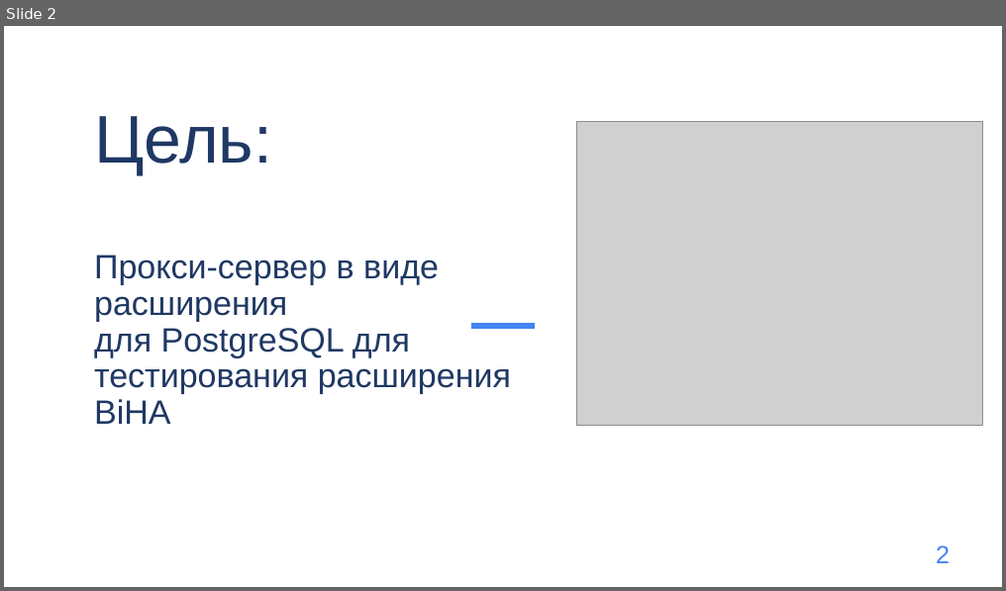
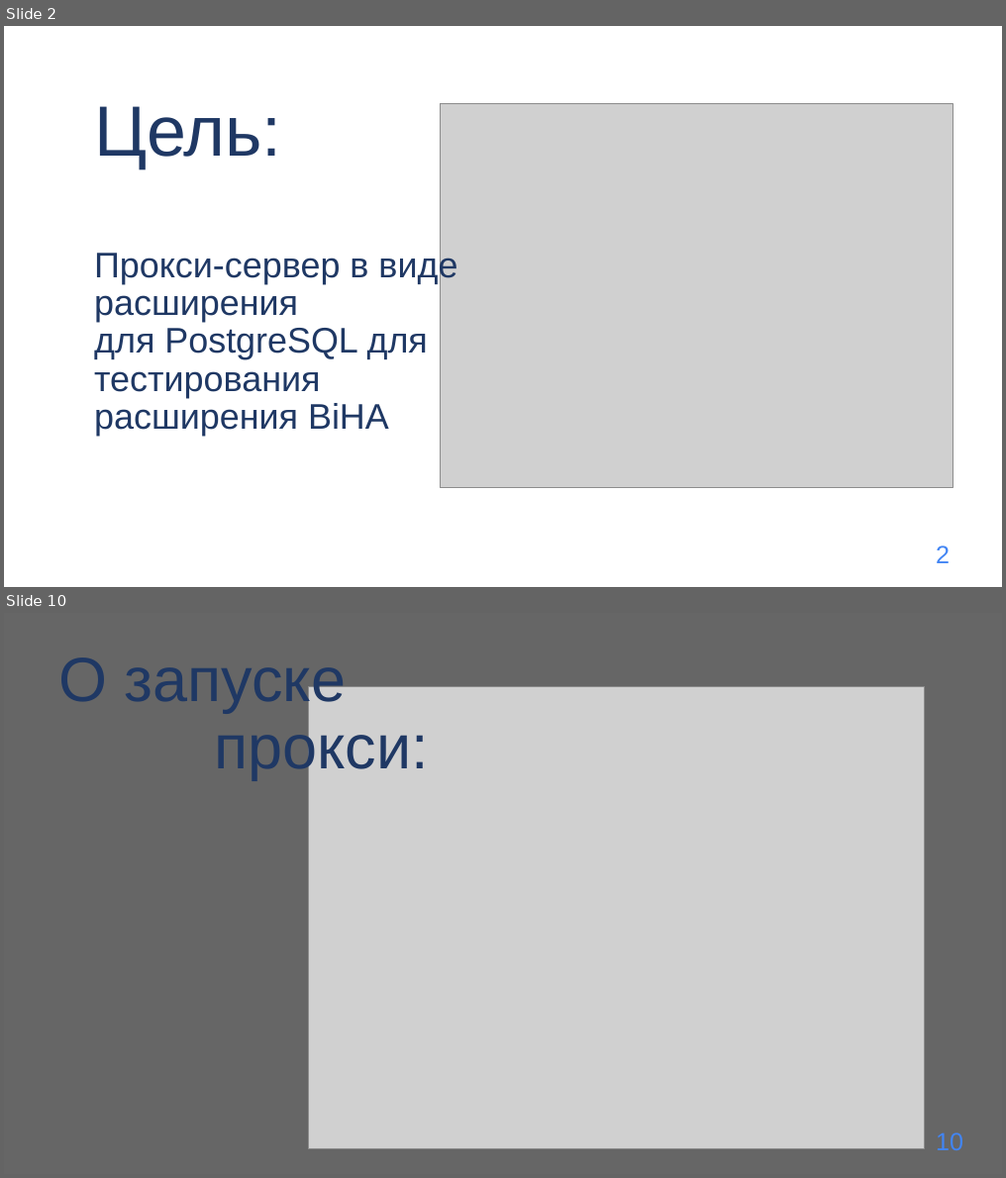
Before and after one commit to DLaaren/PGLab-postgresql-proxy-extension, a slide deck: proxy.pptx. Shown one above the other, each under a label of ours: slide 2 before the commit, slides 2 and 10 after it; the slides between them are not shown. The pictures are 1006x591 and 1006x1178 pixels, drawn with LibreOffice and Linux fonts; fonts in the diff are those of the drawing; grey boxes stand for pictures; background and template pictures are left out. Boxes give left, top, right and bottom in pixels: in the first picture for what was removed or moved away, otherwise in the second. Text is boxed around its words. In the diff, an @@ line names an element or a change of style, - is before the commit and + after.

```diff
--- a/proxy.pptx
+++ b/proxy.pptx
@@ slide 10 added at box(4, 613, 1002, 1174), background picture (left out) @@
@@ text added at box(58, 658, 428, 780), 60 pt, text #1F3864 @@
+О запуске прокси:
@@ picture added at box(308, 686, 924, 1149) @@
@@ text added at box(936, 1133, 963, 1151), 24 pt, text #4285F4 @@
+10
@@ slide 2 changed as well @@
@@ title "Цель: Прокси-сервер в виде расширения ..." at box(94, 106, 457, 436): size 64.8 to 68.4 pt in "Цель:"; size 32.4 to 34.2 pt; line spacing 0.9 to 0.89 @@
@@ picture: place and size @@
-picture at box(576, 122, 983, 425)
+picture at box(441, 103, 953, 488)
@@ freeform shape added at box(436, 289, 491, 319), outline #FFFFFF 17.01 pt @@
@@ line removed from (471, 326) to (536, 326) @@
```
Also in this commit, not shown: 1 other slide changed, 14 other slides added, 8 slides removed.
